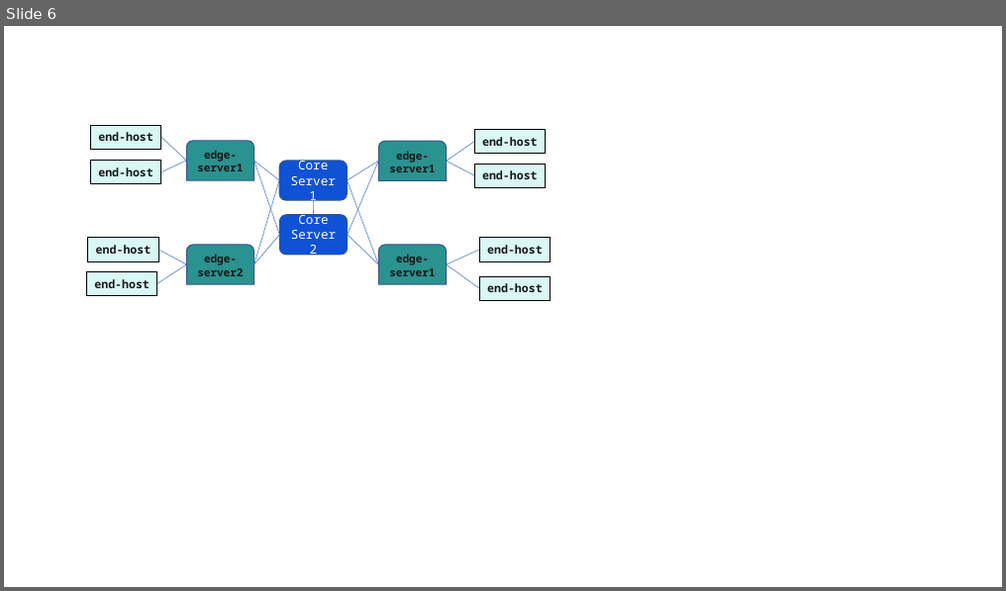
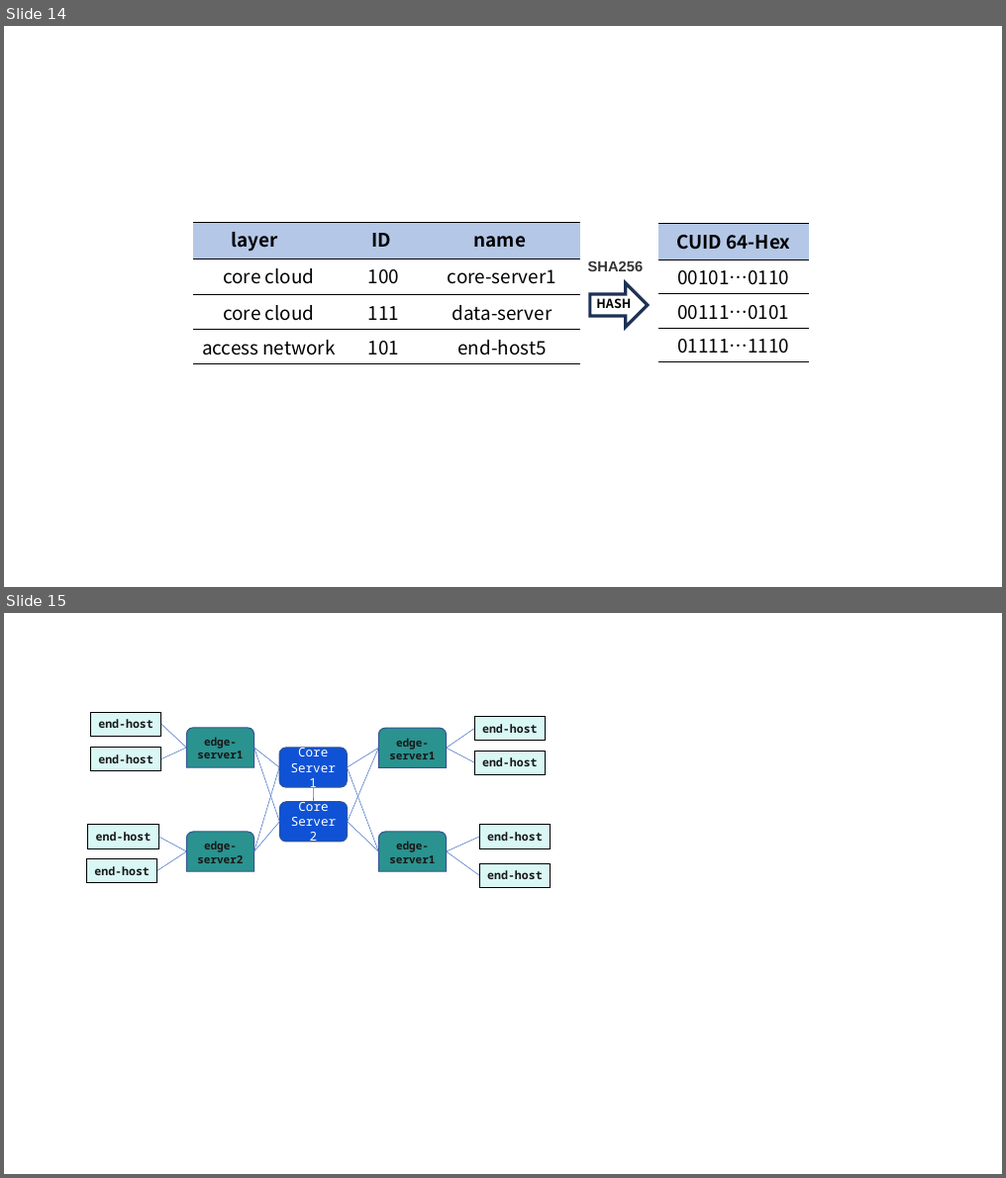
Before and after one commit to myk12/CybertwinSimPlot, a slide deck: arch/CybertwinSimArch.pptx. Shown one above the other, each under a label of ours: slide 6 before the commit, slides 14 and 15 after it. The pictures are 1006x591 and 1006x1178 pixels, drawn with LibreOffice and Linux fonts; fonts in the diff are those of the drawing. Boxes give left, top, right and bottom in pixels: in the first picture for what was removed or moved away, otherwise in the second. Text is boxed around its words. In the diff, an @@ line names an element or a change of style, - is before the commit and + after.

```diff
--- a/arch/CybertwinSimArch.pptx
+++ b/arch/CybertwinSimArch.pptx
@@ slide 14 added at (4,26,1002,587), background #FFFFFF @@
@@ table added at (193,222,580,363), 4 rows, 3 columns @@
+layer | ID | name
+core cloud | 100 | core-server1
+core cloud | 111 | data-server
+access network | 101 | end-host5
@@ table added at (658,224,809,363), 4 rows, 1 columns @@
+CUID 64-Hex
+00101…0110
+00111…0101
+01111…1110
@@ text added at (588,261,644,272), 14 pt, text #333333, bold @@
+SHA256
@@ right arrow added at (590,283,648,327), outline #1E3256 3 pt @@
@@ text added at (596,295,631,308), 12 pt, text #000000, bold @@
+HASH
@@ what was slide 6 is now slide 15 @@
```
Also in this commit, not shown: 5 slides changed, 15 other slides added.
